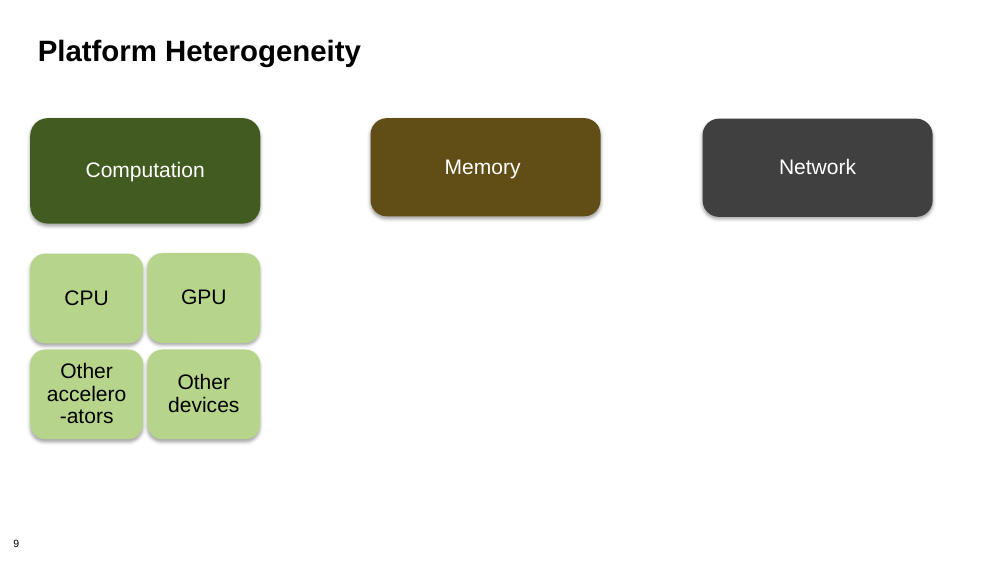
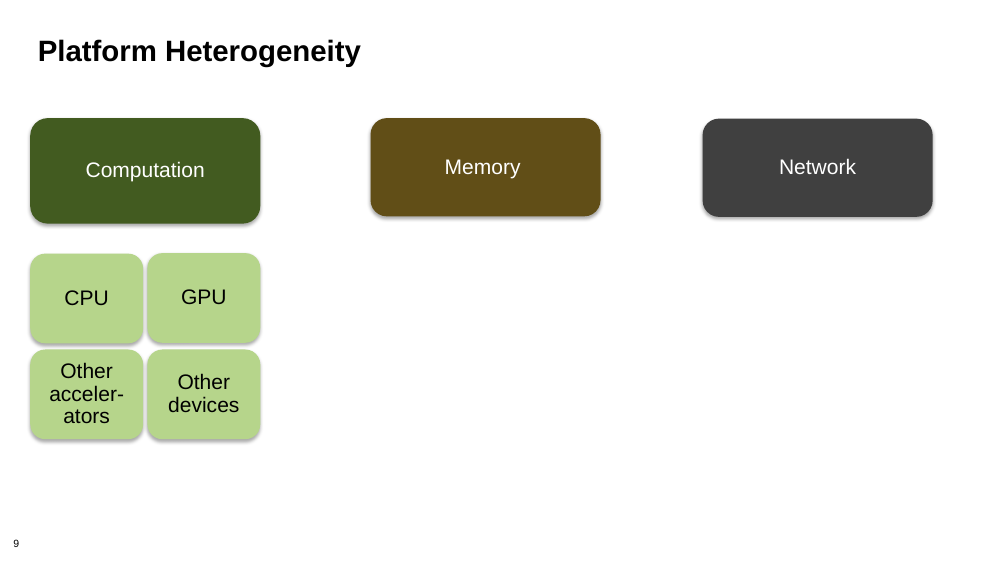
Before and after one commit to bssw-tutorial/presentations, a slide deck: slide 9 of design-a.pptx. Drawn at 1008x567 pixels with LibreOffice and Linux fonts; fonts in the diff are those of the drawing; background and template pictures are left out. Boxes give left, top, right and bottom in pixels: in the first picture for what was removed or moved away, otherwise in the second. Text is boxed around its words. In the diff, an @@ line names an element or a change of style, - is before the commit and + after.

```diff
--- a/design-a.pptx
+++ b/design-a.pptx
@@ text in rounded rectangle at (49, 362, 124, 423): text changed @@
-Other accelero-ators
+Other acceler-ators
```
Also in this commit, not shown: 3 other slides changed, 3 other files.
